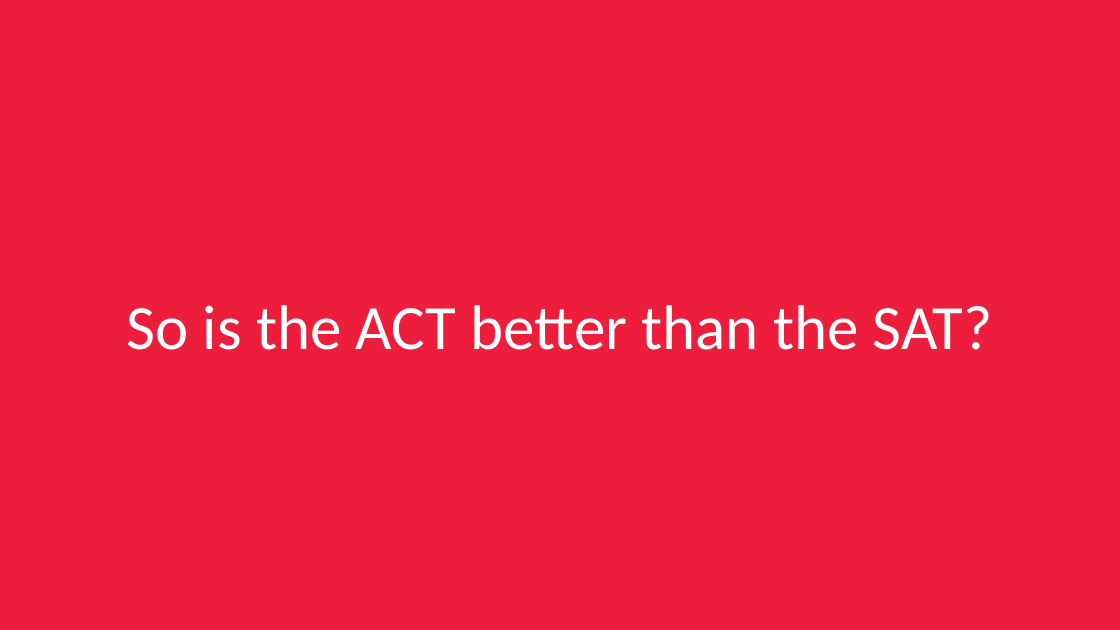
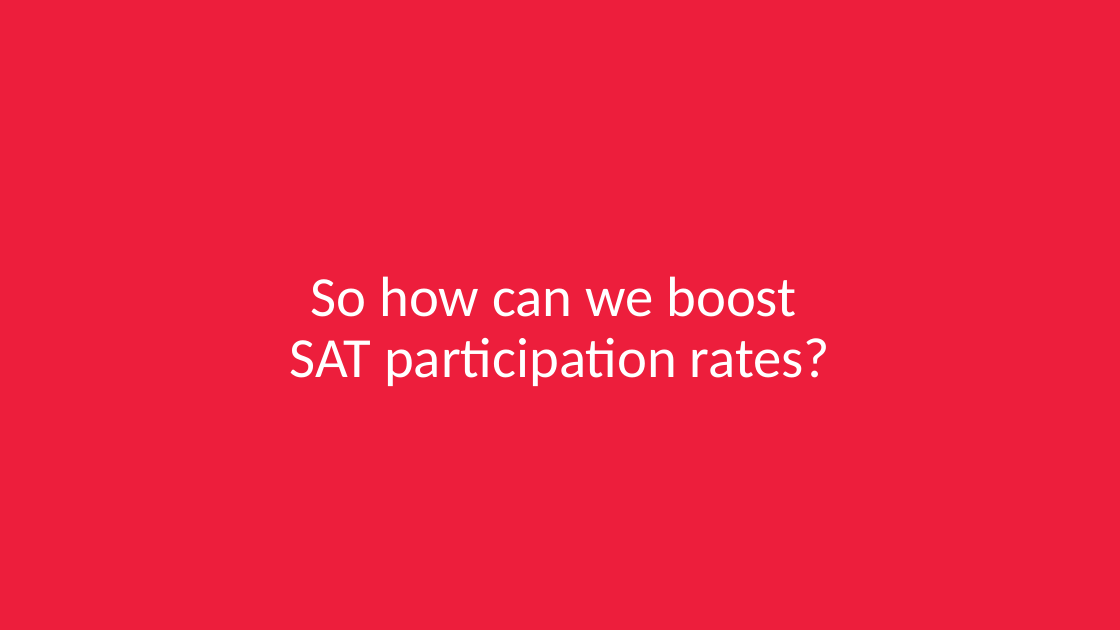
Before and after one commit to benjamin-awd/GA-Project-1, a slide deck: slide 5 of SAT-ACT-Presentation.pptx. Drawn at 1120x630 pixels with LibreOffice and Linux fonts; fonts in the diff are those of the drawing. Boxes give left, top, right and bottom in pixels: in the first picture for what was removed or moved away, otherwise in the second. Text is boxed around its words. In the diff, an @@ line names an element or a change of style, - is before the commit and + after.

```diff
--- a/SAT-ACT-Presentation.pptx
+++ b/SAT-ACT-Presentation.pptx
@@ title at box(290, 276, 830, 386): text changed; size 54 to 48.6 pt @@
-So is the ACT better than the SAT?
+So how can we boost
+SAT participation rates?
```
Also in this commit, not shown: 2 other slides changed.
